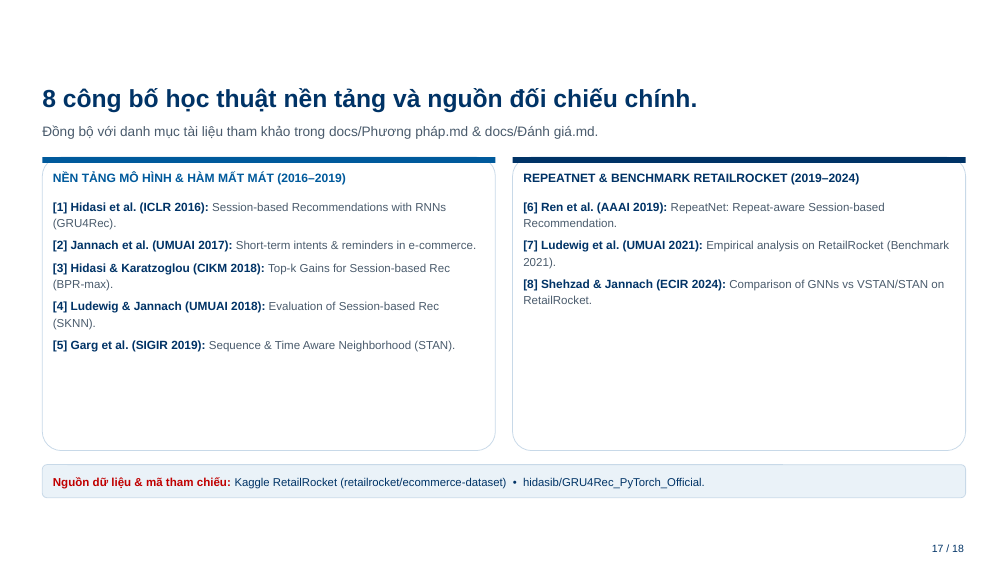
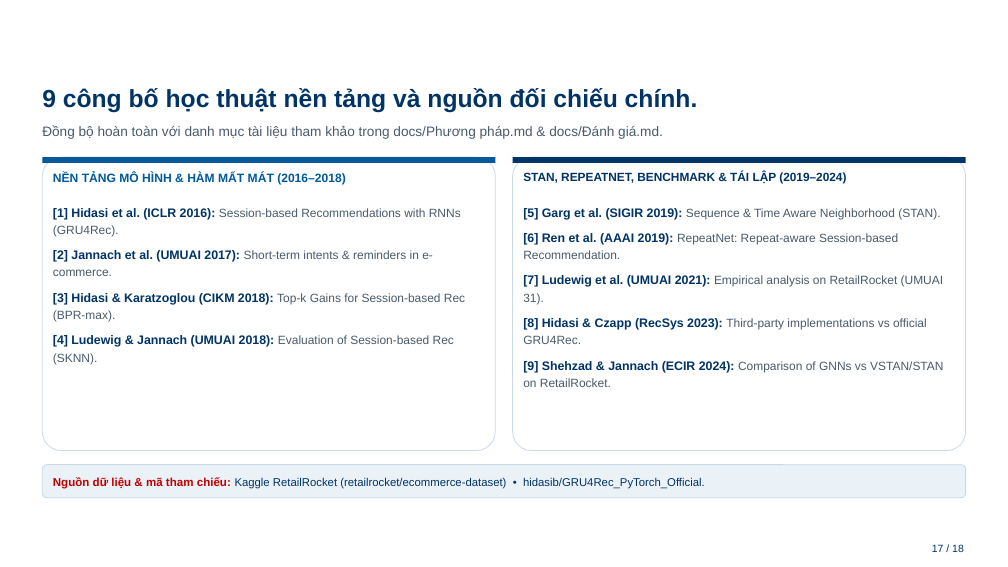
Before and after one commit to Mymark1010/MultiBehavior_Product_Recommendation_System, a slide deck: slide 17 of docs/BAO_CAO_TIEN_DO_PROJECT3_HUST_27_11_v3.pptx. Drawn at 1008x567 pixels with LibreOffice and Linux fonts; fonts in the diff are those of the drawing; background and template pictures are left out. Boxes give left, top, right and bottom in pixels: in the first picture for what was removed or moved away, otherwise in the second. Text is boxed around its words. In the diff, an @@ line names an element or a change of style, - is before the commit and + after.

Commit message:
Docs and deck: cite Hidasi & Czapp 2023 as the GRU4Rec implementation basis and absolute reference
Phương pháp.md, notebook 07 and slide 8 justify the own GRU4Rec implementation with the paper
(third-party versions 18-91% below the official one on RetailRocket); Đánh giá.md adds §3.4 with
the official GRU4Rec numbers (Table 3, BPR-max 0.2131 / 0.5187) as an absolute reference outside
the ranking tables, plus a finding on the MRR gap; slide 14 adds it as a footnote and slide 17
lists 9 references. Deck also restores the MRR gap on slide 11 (+0.018) and the multi-behaviour
figures on slide 12.

```diff
--- a/docs/BAO_CAO_TIEN_DO_PROJECT3_HUST_27_11_v3.pptx
+++ b/docs/BAO_CAO_TIEN_DO_PROJECT3_HUST_27_11_v3.pptx
@@ text at <box>42,88,698,113</box>: text changed @@
-8 công bố học thuật nền tảng và nguồn đối chiếu chính.
+9 công bố học thuật nền tảng và nguồn đối chiếu chính.
@@ text at <box>42,125,663,139</box>: text changed @@
-Đồng bộ với danh mục tài liệu tham khảo trong docs/Phương pháp.md & docs/Đánh giá.md.
+Đồng bộ hoàn toàn với danh mục tài liệu tham khảo trong docs/Phương pháp.md & docs/Đánh giá.md.
@@ text at <box>523,172,846,184</box>: text changed; size 11.5 to 11.3 pt @@
-REPEATNET & BENCHMARK RETAILROCKET (2019–2024)
+STAN, REPEATNET, BENCHMARK & TÁI LẬP (2019–2024)
@@ text "[1] Hidasi et al. (ICLR ..." at <box>53,207,465,364</box>: size 11.3 to 11.8 pt in "[1] Hidasi et al. (ICLR 2016):", "[2] Jannach et al. (UMUAI 2017):", "[3] Hidasi & Karatzoglou (CIKM 2018):", "[4] Ludewig & Jannach (UMUAI 2018):"; size 11 to 11.4 pt in "Session-based Recommendations with RNNs (GRU4Rec).", "Short-term intents & reminders in e-commerce.", "Top-k Gains for Session-based Rec (BPR-max).", "Evaluation of Session-based Rec (SKNN)."; line spacing 1.18 to 1.2; more space between paragraphs @@
@@ text at <box>523,207,940,220</box>: paragraph added @@
+[5] Garg et al. (SIGIR 2019): Sequence & Time Aware Neighborhood (STAN).
@@ text at <box>523,232,898,259</box>: size 11.3 to 11.8 pt in "[6] Ren et al. (AAAI 2019):"; size 11 to 11.4 pt in "RepeatNet: Repeat-aware Session-based Recommendation."; line spacing 1.18 to 1.2; more space between paragraphs @@
@@ text at <box>523,275,944,387</box>: text changed; size 11 to 11.4 pt @@
-[7] Ludewig et al. (UMUAI 2021): Empirical analysis on RetailRocket (Benchmark 2021).
-[8] Shehzad & Jannach (ECIR 2024): Comparison of GNNs vs VSTAN/STAN on RetailRocket.
+[7] Ludewig et al. (UMUAI 2021): Empirical analysis on RetailRocket (UMUAI 31).
+[8] Hidasi & Czapp (RecSys 2023): Third-party implementations vs official GRU4Rec.
+[9] Shehzad & Jannach (ECIR 2024): Comparison of GNNs vs VSTAN/STAN on RetailRocket.
@@ text at <box>53,340,455,352</box>: paragraph removed @@
-[5] Garg et al. (SIGIR 2019): Sequence & Time Aware Neighborhood (STAN).
```
Also in this commit, not shown: 6 other slides changed, 3 other files.
